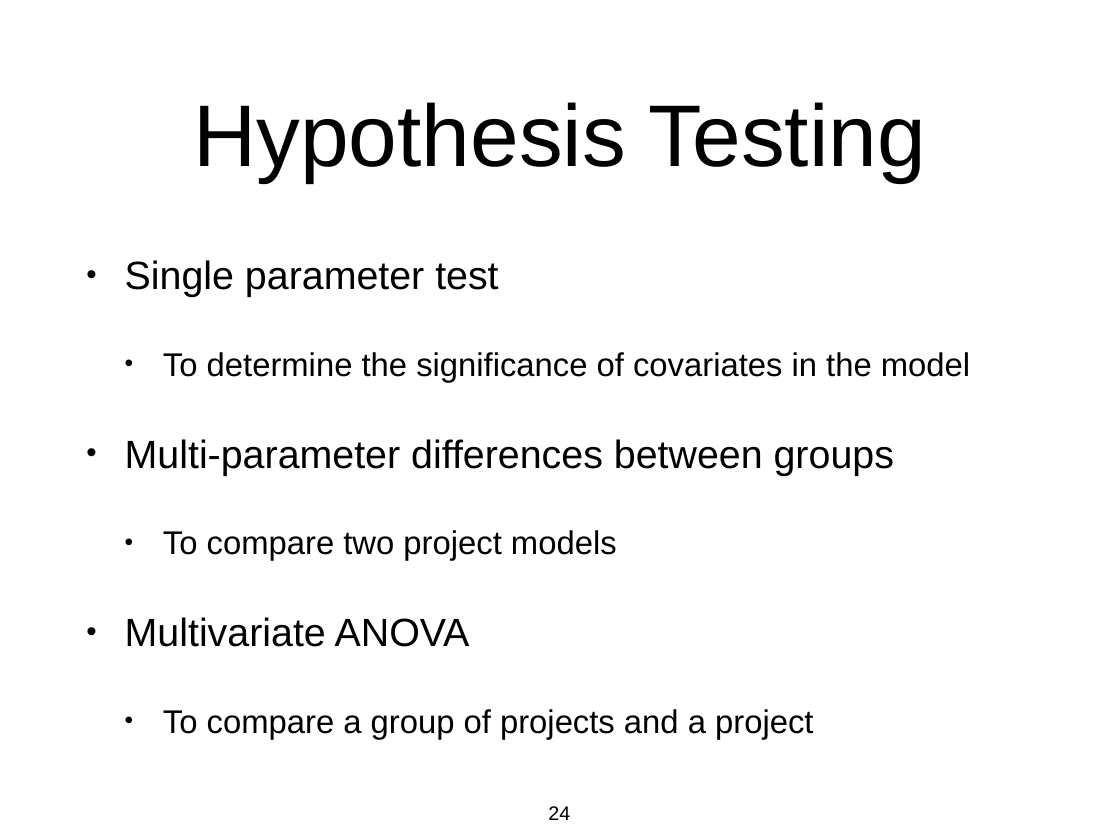
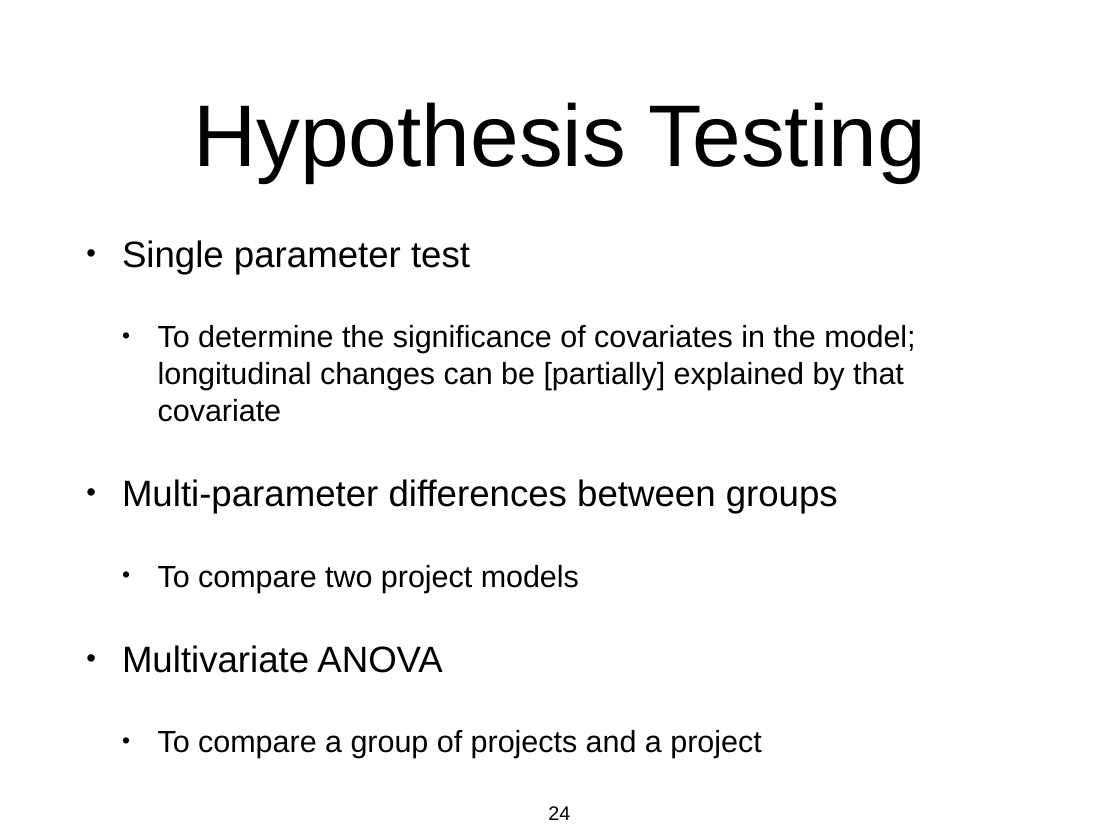
Before and after one commit to azarbakht/prelim, a slide deck: slide 24 of slides/prelim_presentation.pptx. Drawn at 1120x840 pixels with LibreOffice and Linux fonts; fonts in the diff are those of the drawing. Boxes give left, top, right and bottom in pixels: in the first picture for what was removed or moved away, otherwise in the second. Text is boxed around its words. In the diff, an @@ line names an element or a change of style, - is before the commit and + after.

```diff
--- a/slides/prelim_presentation.pptx
+++ b/slides/prelim_presentation.pptx
@@ text at box(122, 240, 761, 758): size 36 to 33.5 pt in "Single parameter test", "Multi-parameter differences between groups", "Multivariate ANOVA"; size 30 to 27.9 pt in "To compare two project models", "To compare a group of projects and ..."; indent changed; less space between paragraphs @@
@@ text at box(158, 325, 915, 422): text changed; size 30 to 27.9 pt @@
-  • To determine the significance of covariates in the model
+  • To determine the significance of covariates in the model; longitudinal changes can be [partially] explained by that covariate
```
Also in this commit, not shown: 13 other slides changed, 2 other files.
